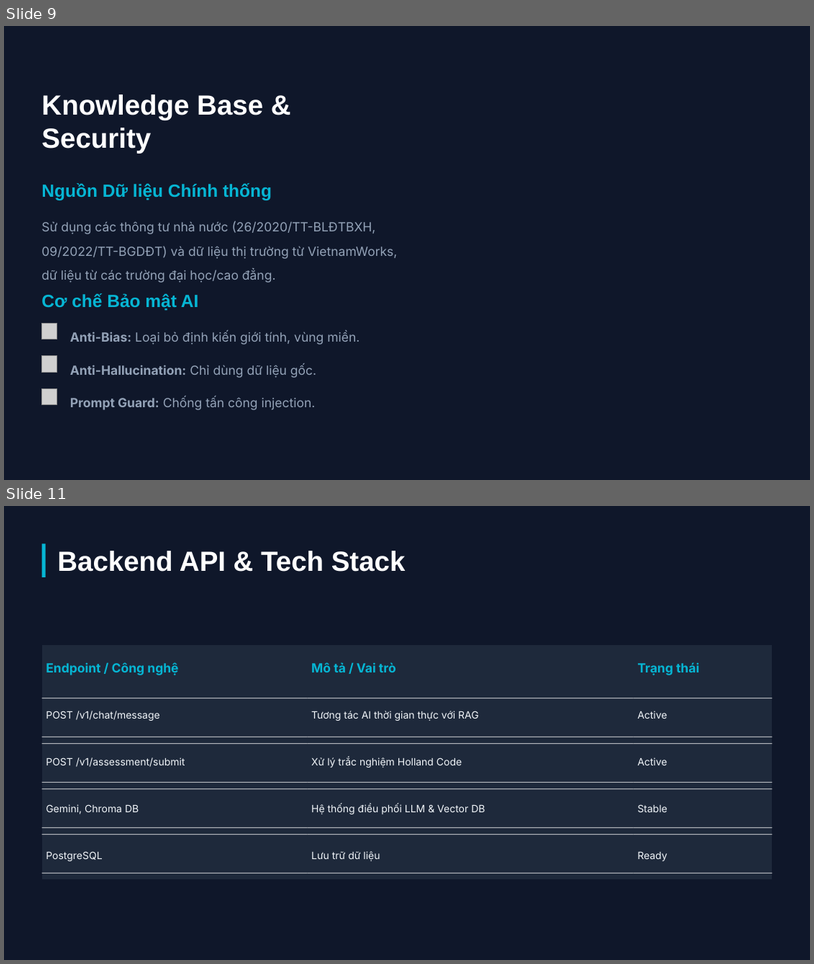
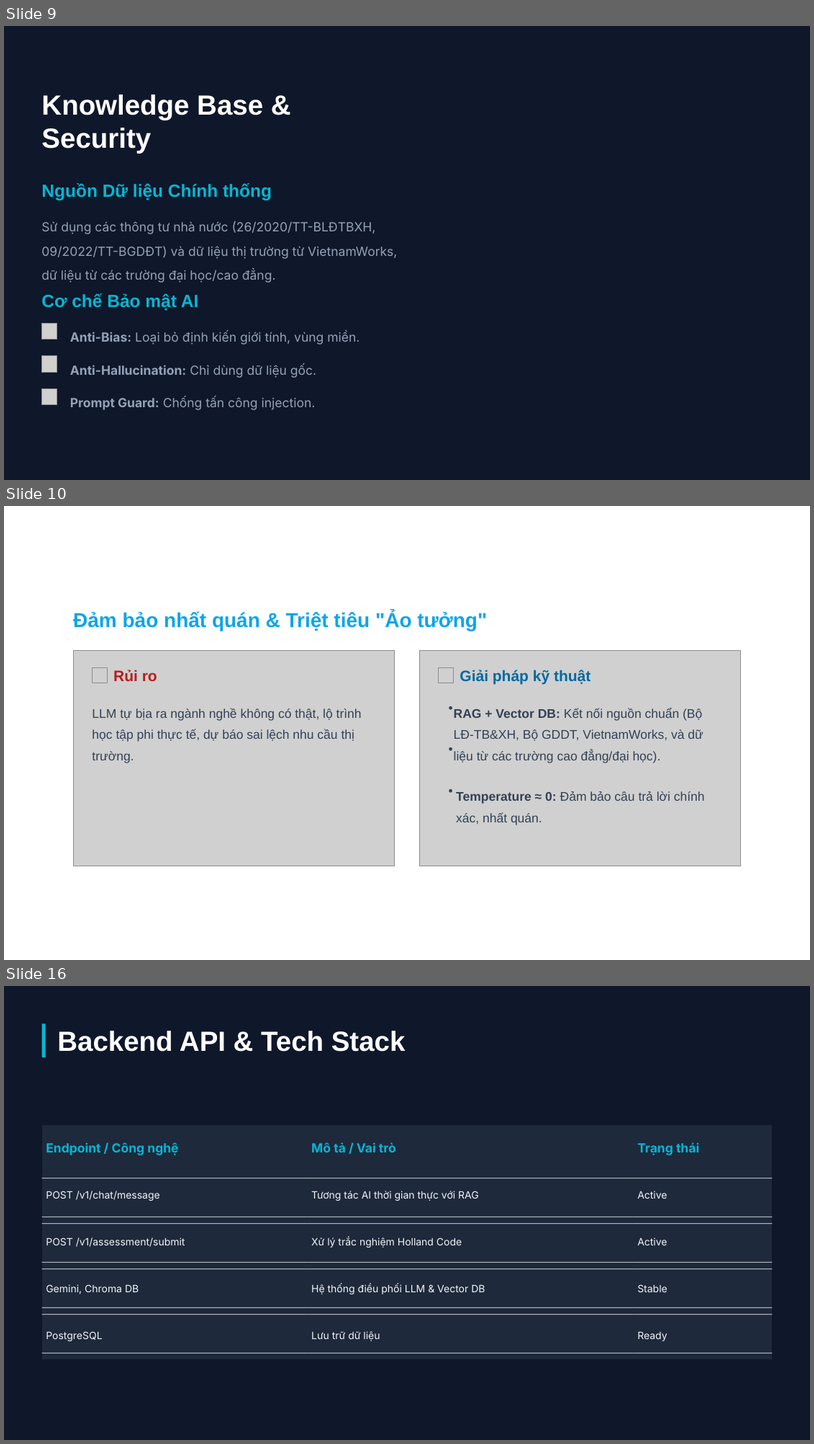
Before and after one commit to dinhsst/ai-powered-career-guidance-system, a slide deck: Hệ thống Tư vấn Hướng nghiệp AI.pptx. Shown one above the other, each under a label of ours: slides 9 and 11 before the commit, slides 9, 10 and 16 after it; the slides between them are not shown. The pictures are 814x964 and 814x1444 pixels, drawn with LibreOffice and Linux fonts; fonts in the diff are those of the drawing; grey boxes stand for pictures; background and template pictures are left out. Boxes give left, top, right and bottom in pixels: in the first picture for what was removed or moved away, otherwise in the second. Text is boxed around its words. In the diff, an @@ line names an element or a change of style, - is before the commit and + after.

```diff
--- a/Hệ thống Tư vấn Hướng nghiệp AI.pptx
+++ b/Hệ thống Tư vấn Hướng nghiệp AI.pptx
@@ slide 10 added at <box>4,506,810,960</box>, background picture (left out) @@
@@ text added at <box>41,531,809,564</box>, 31.5 pt, text #FFFFFF, bold @@
+01. Độ Tin Cậy (Reliability)
@@ text added at <box>73,612,487,631</box>, 24 pt, text #0EA5E9, bold @@
+Đảm bảo nhất quán & Triệt tiêu "Ảo tưởng"
@@ picture added at <box>74,651,395,866</box> @@
@@ picture added at <box>420,651,741,866</box> @@
@@ picture added at <box>93,667,108,682</box> @@
@@ text added at <box>113,669,157,681</box>, 18 pt, text #B91C1C, bold @@
+Rủi ro
@@ picture added at <box>439,667,454,682</box> @@
@@ text added at <box>460,669,591,684</box>, 18 pt, text #0369A1, bold @@
+Giải pháp kỹ thuật
@@ text added at <box>449,700,451,717</box>, 15 pt, text #334155 @@
+•
@@ text added at <box>92,708,362,763</box>, 15 pt, text #334155 @@
+LLM tự bịa ra ngành nghề không có thật, lộ trình học tập phi thực tế, dự báo sai lệch nhu cầu thị trường.
@@ text added at <box>454,708,703,763</box>, 15 pt, text #334155 @@
+RAG + Vector DB: Kết nối nguồn chuẩn (Bộ LĐ-TB&XH, Bộ GDDT, VietnamWorks, và dữ liệu từ các trường cao đẳng/đại học).
@@ text added at <box>449,741,451,759</box>, 15 pt, text #334155 @@
+•
@@ text added at <box>449,782,451,800</box>, 15 pt, text #334155 @@
+•
@@ text added at <box>456,791,705,825</box>, 15 pt, text #334155 @@
+Temperature ≈ 0: Đảm bảo câu trả lời chính xác, nhất quán.
@@ rectangle added at <box>41,934,772,934</box>, fill #FFFFFF @@
@@ what was slide 11 is now slide 16 @@
```
Also in this commit, not shown: 4 slides changed, 4 other slides added, 1 slide removed, 1 other file.
